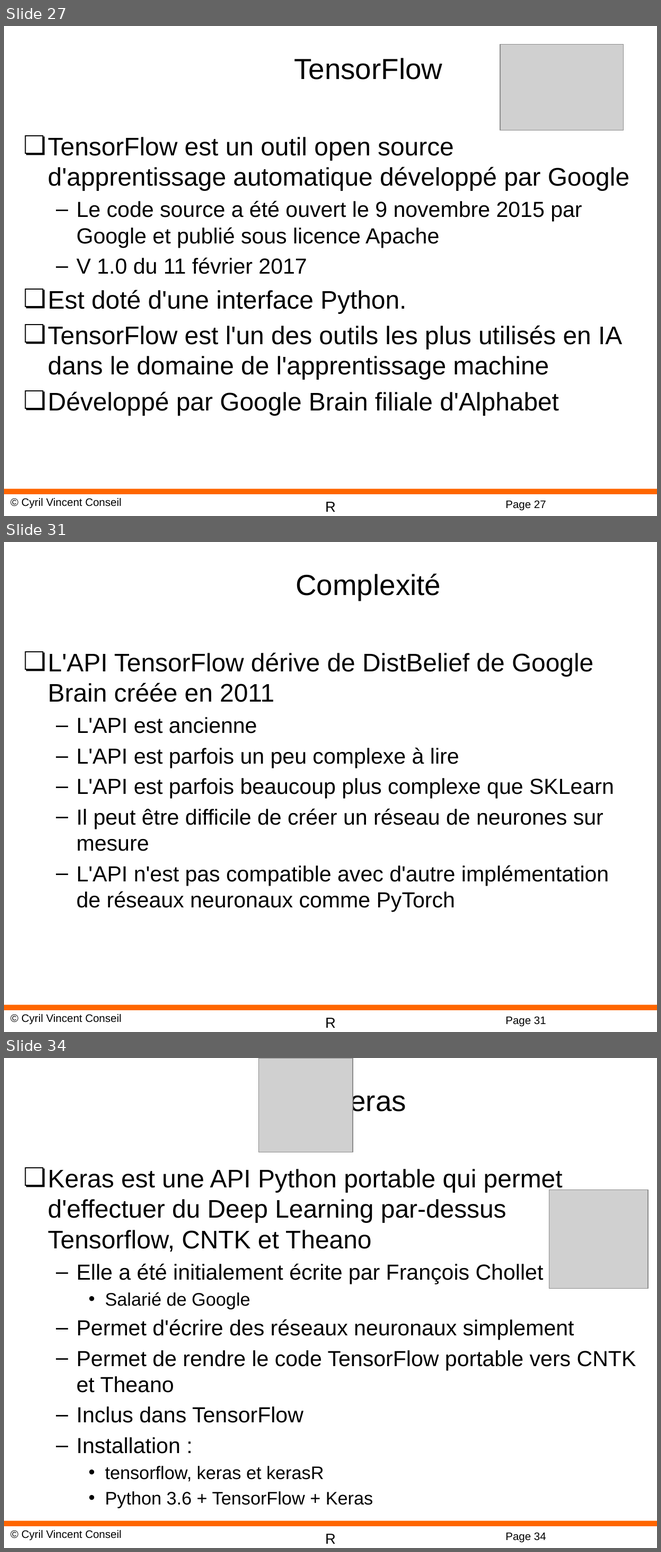
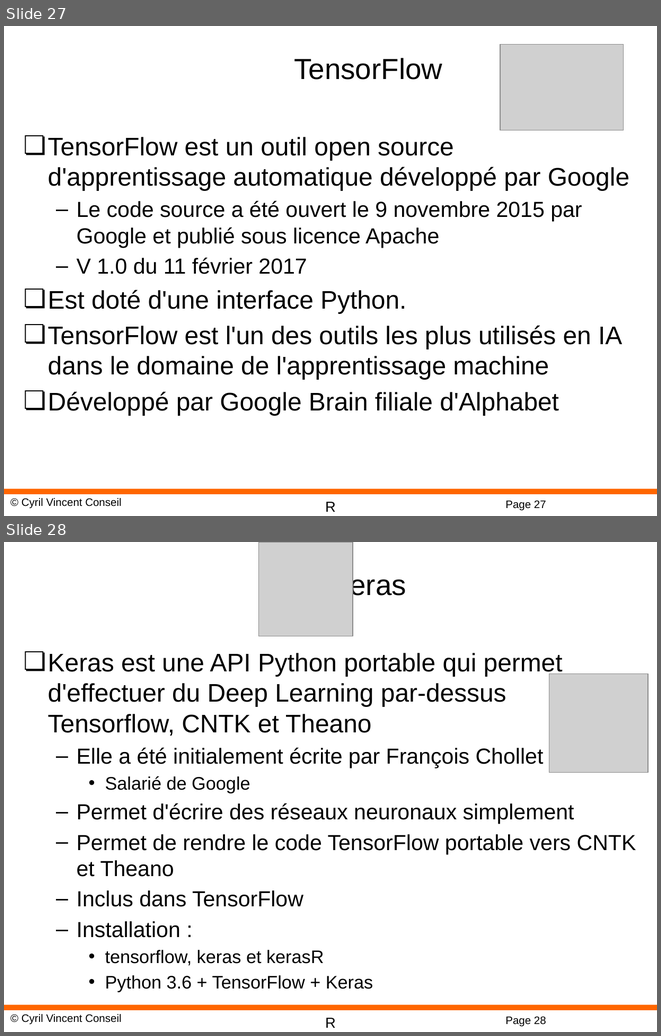
Before and after one commit to cyrilvincent/R, a slide deck: ppt/R-15-DeepLearning.pptx. Shown one above the other, each under a label of ours: slides 27, 31 and 34 before the commit, slides 27 and 28 after it; the slides between them are not shown. The pictures are 661x1552 and 661x1036 pixels, drawn with LibreOffice and Linux fonts; fonts in the diff are those of the drawing; grey boxes stand for pictures; background and template pictures are left out. Boxes give left, top, right and bottom in pixels: in the first picture for what was removed or moved away, otherwise in the second. Text is boxed around its words. In the diff, an @@ line names an element or a change of style, - is before the commit and + after.

```diff
--- a/ppt/R-15-DeepLearning.pptx
+++ b/ppt/R-15-DeepLearning.pptx
@@ slide 31 removed at [4, 542, 657, 1032], background #FFFFFF; not listed: 4 template elements that a slide beside it also shows @@
@@ title removed at [296, 573, 441, 600] @@
-Complexité
@@ text removed at [48, 652, 614, 911] @@
-❏ L'API TensorFlow dérive de DistBelief de Google Brain créée en 2011
-  – L'API est ancienne
-  – L'API est parfois un peu complexe à lire
-  – L'API est parfois beaucoup plus complexe que SKLearn
-  – Il peut être difficile de créer un réseau de neurones sur mesure
-  – L'API n'est pas compatible avec d'autre implémentation de réseaux neuronaux comme PyTorch
@@ what was slide 34 is now slide 28 @@
@@ page number at [505, 1016, 546, 1026]: text changed @@
-Page 34
+Page 28
```
Also in this commit, not shown: 1 slide changed, 6 other slides removed, 8 other files.
